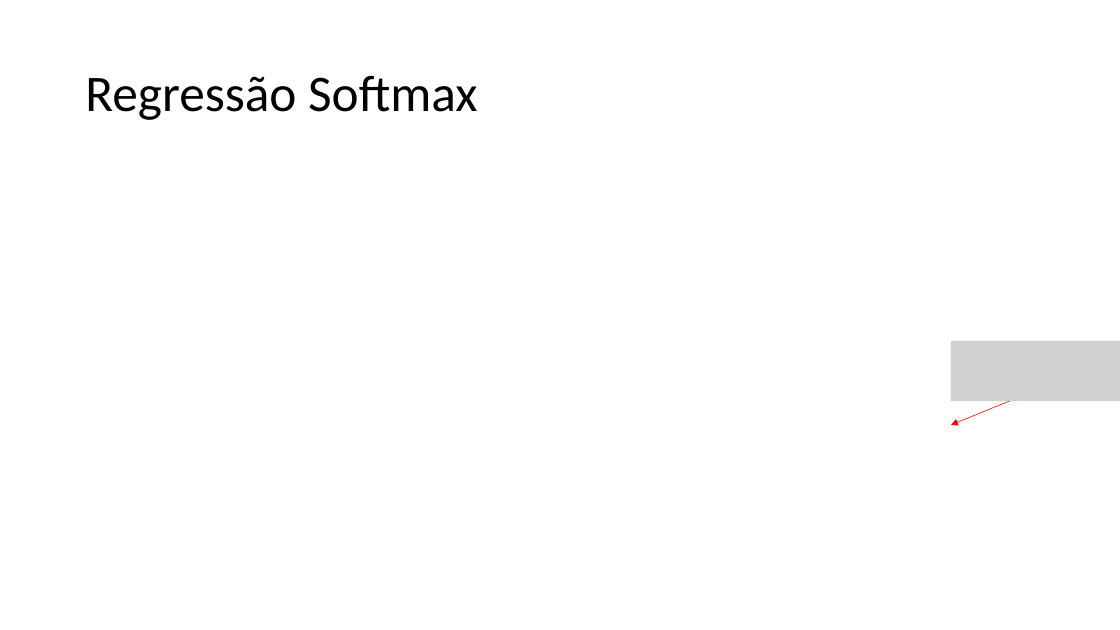
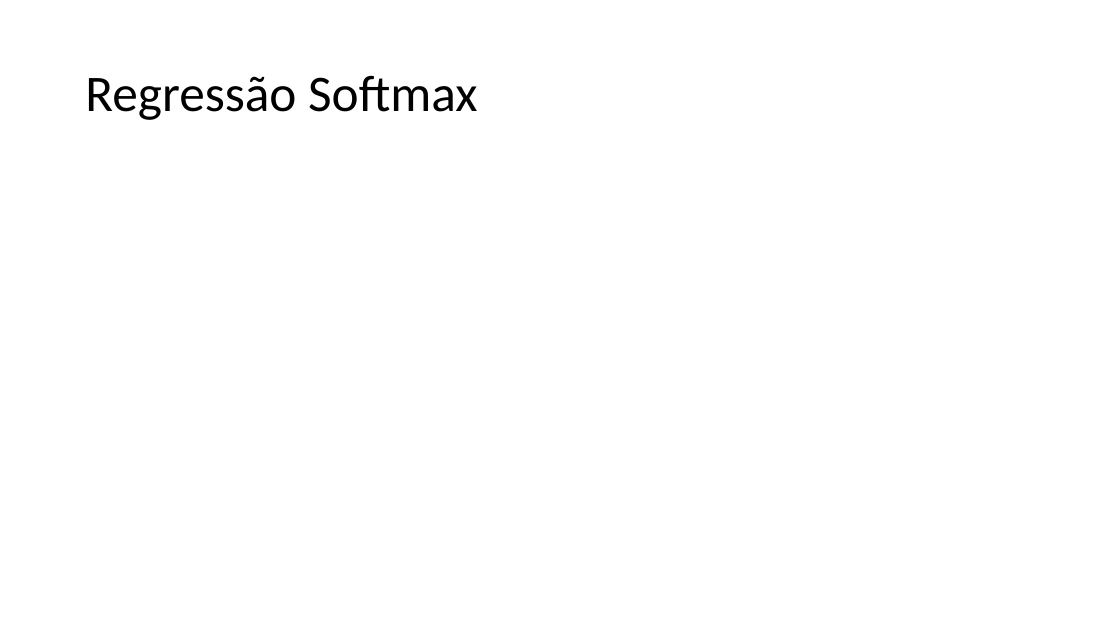
Before and after one commit to zz4fap/t320_aprendizado_de_maquina, a slide deck: slide 17 of slides/T320_Classificação (Parte IV).pptx (slide 15 before the commit). Drawn at 1120x630 pixels with LibreOffice and Linux fonts; fonts in the diff are those of the drawing; grey boxes stand for pictures. Boxes give left, top, right and bottom in pixels: in the first picture for what was removed or moved away, otherwise in the second. Text is boxed around its words. In the diff, an @@ line names an element or a change of style, - is before the commit and + after.

```diff
--- a/slides/T320_Classificação (Parte IV).pptx
+++ b/slides/T320_Classificação (Parte IV).pptx
@@ picture removed at (951,341,1120,402) @@
@@ arrow removed from (1010, 402) to (951, 425) @@
```
Also in this commit, not shown: 1 other slide changed, 3 slides added, 1 slide removed, 1 other file.
